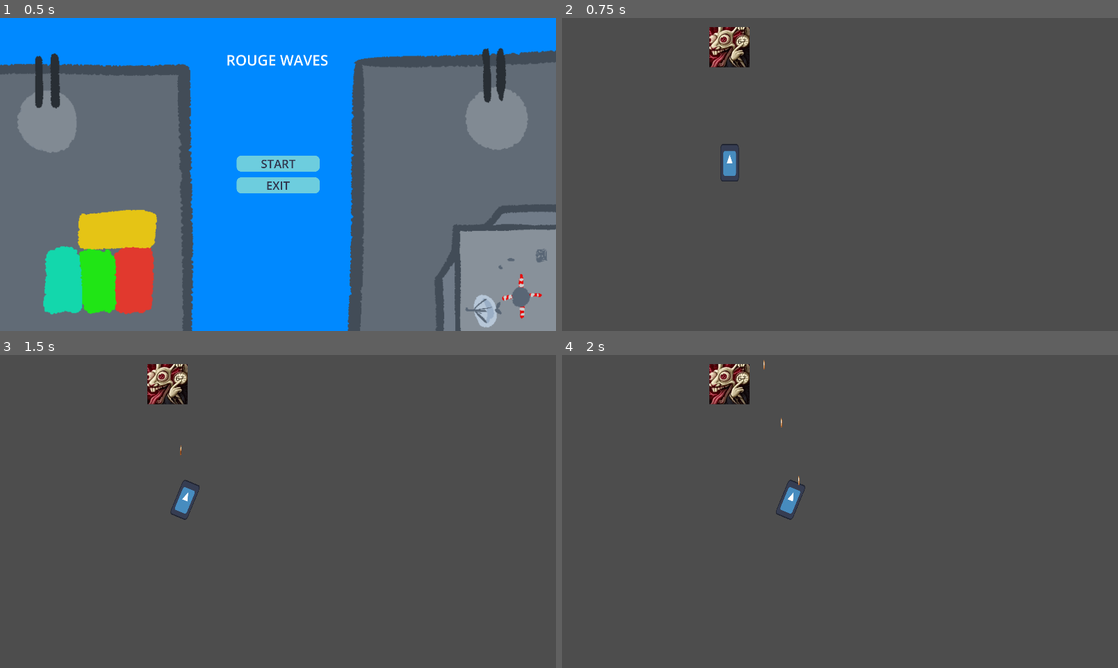
Above: before the commit, frames 1-4 (two rows, left to right).
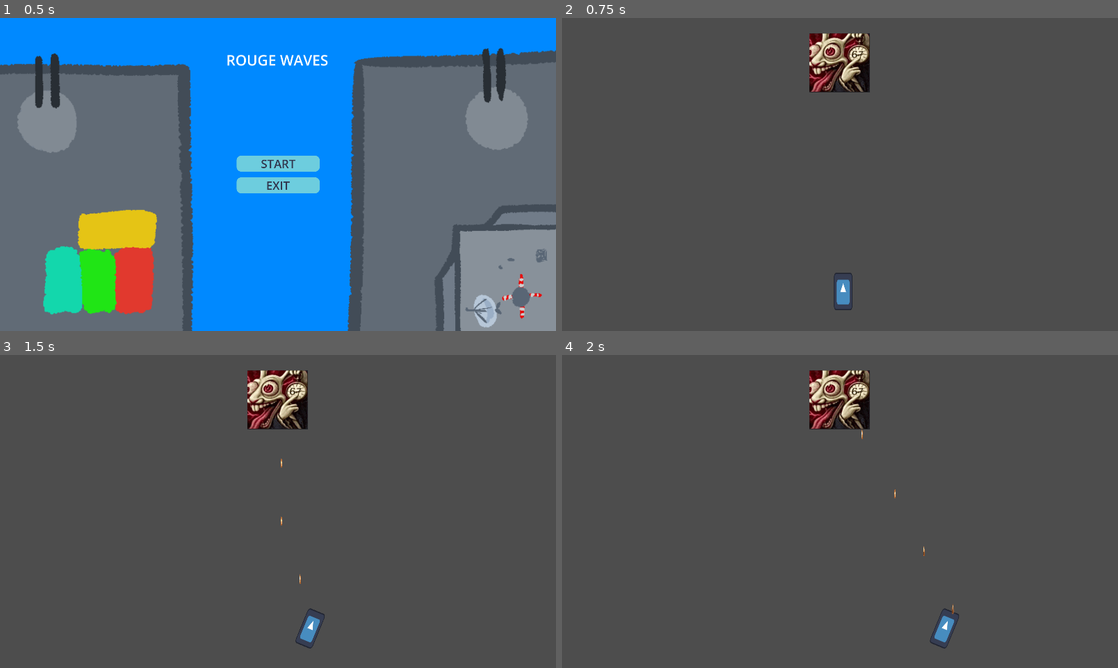
Above: after the commit, the same moments.

Repository: KopyB/TugasGIMPARTY13
Game: Godot game, scene res://scenes/main_menu.tscn
Two runs of this game, one before a commit and one after it. Both use one fixed random seed, a clock stepped at 60 frames per second and the inputs below. The engine's default icon, where the game draws it, is replaced by a stand-in: a white triangle on a blue panel in a dark square.
Inputs:
- Up to frame 1 (0.5 s): no input
- Up to frame 2 (0.75 s): click "START" at 0.5 s
- Up to frame 3 (1.5 s): hold Right (ui_right) from 1.28 s (still down)
- Up to frame 4 (2 s): keep holding Right (ui_right)

Frame 1 is identical in both runs. In frame 2, 3.4% of the frame differs, in the area x 26-56%, y 2-94%; in frame 3, 3.4%; in frame 4, 3.5%, in the area x 26-72%, y 1-94%.

Commit message:
fix resolution
resolution fixed

Diff:
--- a/scenes/dummy.tscn
+++ b/scenes/dummy.tscn
@@ -4,7 +4,7 @@
 [ext_resource type="Script" uid="uid://5isv4s0tgm3d" path="res://scripts/dummy.gd" id="1_k5f3b"]
 
 [sub_resource type="RectangleShape2D" id="RectangleShape2D_xmspm"]
-size = Vector2(62, 62)
+size = Vector2(92, 90)
 
 [node name="Dummy" type="StaticBody2D"]
 script = ExtResource("1_k5f3b")
@@ -13,6 +13,5 @@
 shape = SubResource("RectangleShape2D_xmspm")
 
 [node name="Sprite2D" type="Sprite2D" parent="."]
-position = Vector2(-9.536743e-07, 0)
-scale = Vector2(0.1303691, 0.13297874)
+scale = Vector2(0.19505642, 0.19388297)
 texture = ExtResource("1_gtj52")
--- a/scenes/main.tscn
+++ b/scenes/main.tscn
@@ -1,23 +1,22 @@
-[gd_scene load_steps=8 format=3 uid="uid://c3fmrec3ntaaj"]
+[gd_scene load_steps=7 format=3 uid="uid://c3fmrec3ntaaj"]
 
 [ext_resource type="Script" uid="uid://c6x27pd0p3sc7" path="res://scripts/character_body_2d.gd" id="1_0xm2m"]
 [ext_resource type="Texture2D" uid="uid://b3a0qpi13npj" path="res://icon.svg" id="2_h2yge"]
 [ext_resource type="PackedScene" uid="uid://cof2nk7b0xan" path="res://scenes/dummy.tscn" id="3_sugp2"]
-[ext_resource type="AudioStream" uid="uid://dwotmv5f1rmcy" path="res://assets/audio/33. SWORD - Toby Fox.ogg" id="4_jyhfs"]
 [ext_resource type="PackedScene" uid="uid://b8qv1r8ggddgm" path="res://scenes/pause_menu.tscn" id="5_tbgi4"]
 
 [sub_resource type="RectangleShape2D" id="RectangleShape2D_1bvp3"]
 size = Vector2(64, 131)
 
 [sub_resource type="RectangleShape2D" id="RectangleShape2D_h2yge"]
-size = Vector2(20, 689)
+size = Vector2(20, 1079.5)
 
 [node name="main" type="Control"]
 layout_mode = 3
 anchors_preset = 0
 
 [node name="CharacterBody2D" type="CharacterBody2D" parent="."]
-position = Vector2(579, 500)
+position = Vector2(971, 944)
 collision_layer = 2
 script = ExtResource("1_0xm2m")
 
@@ -41,25 +40,30 @@
 position = Vector2(0, 336)
 
 [node name="CollisionShape2D" type="CollisionShape2D" parent="BorderLeft"]
-position = Vector2(0, -1.5)
+position = Vector2(-10, 204)
 shape = SubResource("RectangleShape2D_h2yge")
 
 [node name="BorderRight" type="StaticBody2D" parent="."]
 position = Vector2(1160, 331)
 
 [node name="CollisionShape2D2" type="CollisionShape2D" parent="BorderRight"]
+position = Vector2(771, 209.25)
 shape = SubResource("RectangleShape2D_h2yge")
 
 [node name="Dummy" parent="." instance=ExtResource("3_sugp2")]
-position = Vector2(579, 101.000015)
+position = Vector2(958.00006, 155)
+scale = Vector2(2.243505, 2.236937)
+
+[node name="Dummy" parent="Dummy" instance=ExtResource("3_sugp2")]
+position = Vector2(958.00006, 155)
 scale = Vector2(2.243505, 2.236937)
 
 [node name="BGMPlayer" type="AudioStreamPlayer2D" parent="."]
-stream = ExtResource("4_jyhfs")
+visible = false
 autoplay = true
-parameters/looping = true
 
 [node name="CanvasLayer" type="CanvasLayer" parent="."]
+visible = false
 
 [node name="pause_menu" parent="CanvasLayer" instance=ExtResource("5_tbgi4")]
 
--- a/scripts/character_body_2d.gd
+++ b/scripts/character_body_2d.gd
@@ -1,7 +1,7 @@
 extends CharacterBody2D
 
 var target_position : Vector2
-const SPEED = 300.0
+const SPEED = 500.0
 var rotation_speed = 2
 var rotation_direction = 0
 
